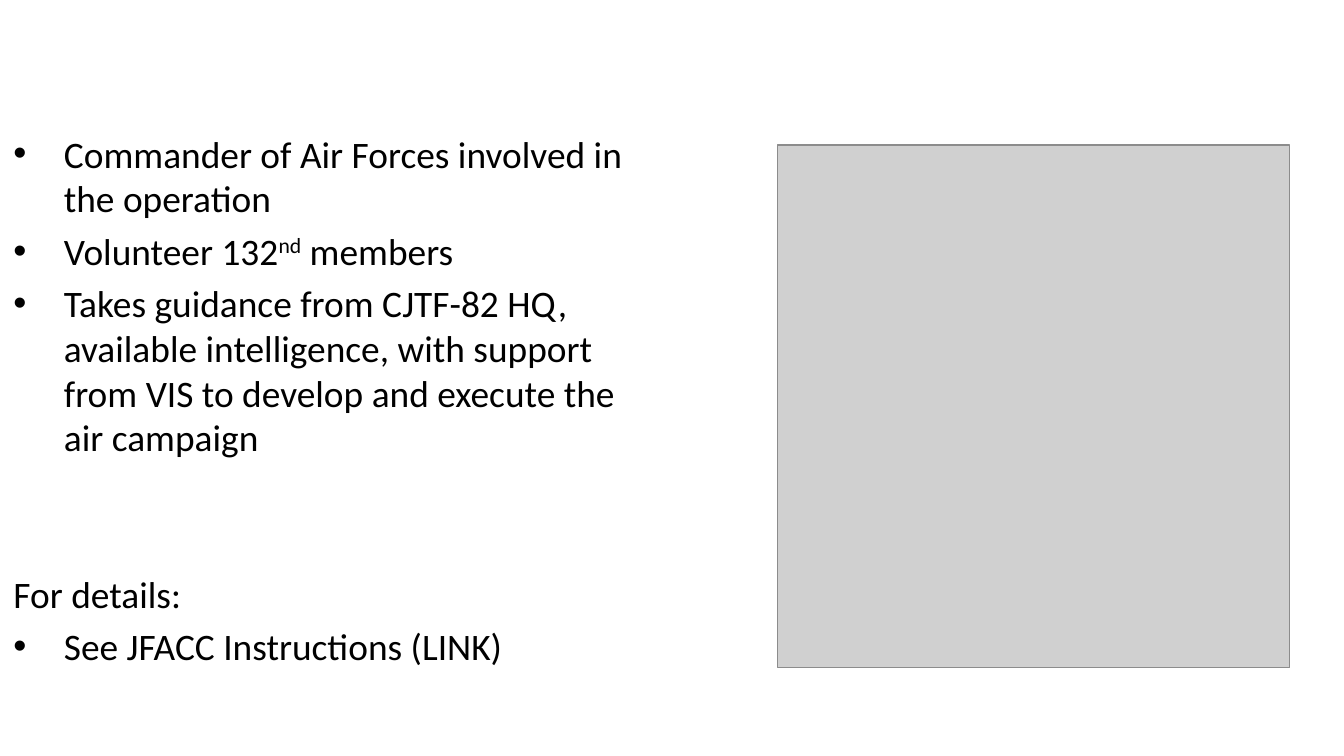
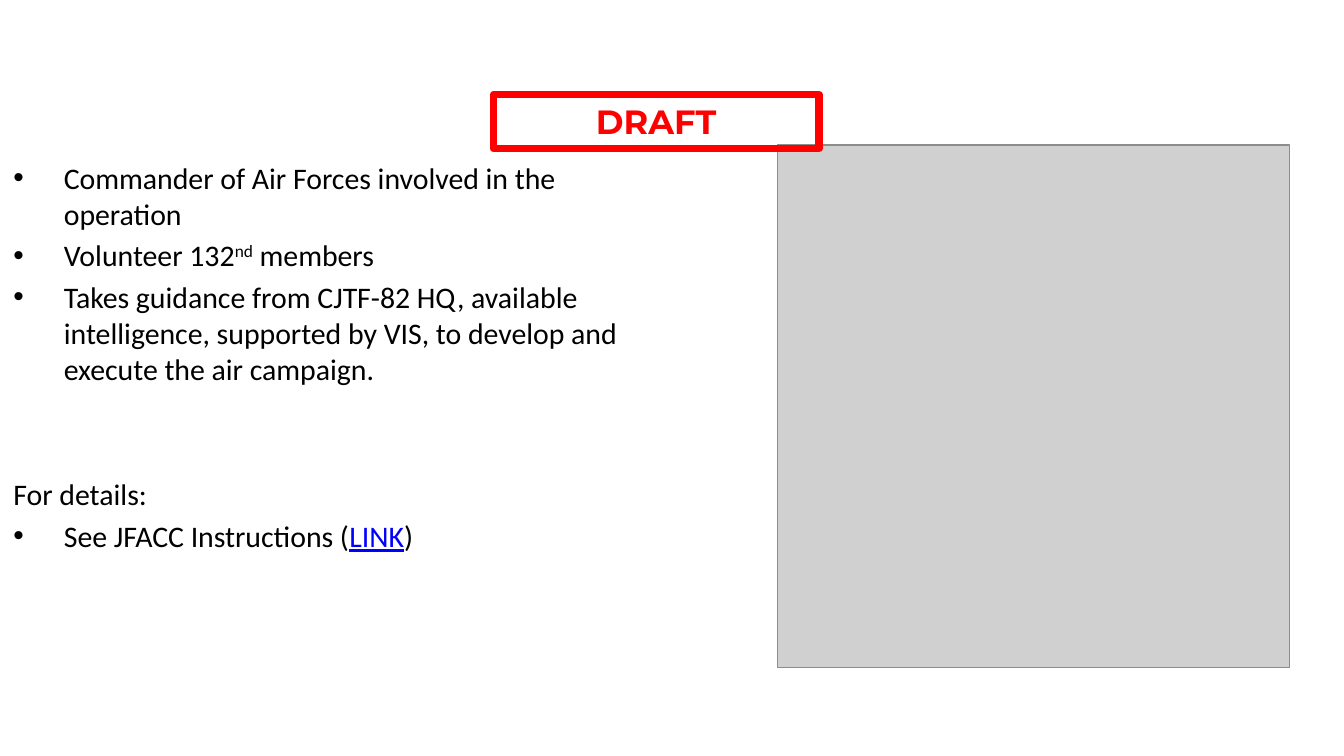
Before and after one commit to 132nd-vWing/OPAR-Brief, a slide deck: slide 16 of UNDER DEVELOPMENT/132nd OP ACTIVE RESOLVE Introduction Brief.pptx (slide 18 before the commit). Drawn at 1344x756 pixels with LibreOffice and Linux fonts; fonts in the diff are those of the drawing; grey boxes stand for pictures; background and template pictures are left out. Boxes give left, top, right and bottom in pixels: in the first picture for what was removed or moved away, otherwise in the second. Text is boxed around its words. In the diff, an @@ line names an element or a change of style, - is before the commit and + after.

Commit message:
chg: Updated intro brief, CJTF OPORDER, target list

```diff
--- a/UNDER DEVELOPMENT/132nd OP ACTIVE RESOLVE Introduction Brief.pptx
+++ b/UNDER DEVELOPMENT/132nd OP ACTIVE RESOLVE Introduction Brief.pptx
@@ rectangle added at (493,94,818,148), outline #FF0000 4 pt, 18 pt, text #FF0000, bold @@
+DRAFT
@@ text "Commander of Air Forces involved ...": place and size @@
-text "Commander of Air Forces involved ..." at (13,142,622,665)
+text "Commander of Air Forces involved ..." at (13,168,617,552)
@@ text at (13,168,555,552): size 20 to 16 pt in "Commander of Air Forces involved in the ...", "Volunteer 132nd members", "For details:", "See JFACC Instructions (LINK)"; text colour #000000 to #0000FF, underline on in "(LINK)" @@
@@ text at (64,287,617,385): text changed; size 20 to 16 pt @@
-• Takes guidance from CJTF-82 HQ, available intelligence, with support from VIS to develop and execute the air campaign
+• Takes guidance from CJTF-82 HQ, available intelligence, supported by VIS, to develop and execute the air campaign.
```
Also in this commit, not shown: 17 other slides changed, 1 slide added, 3 slides removed, 4 other files.
